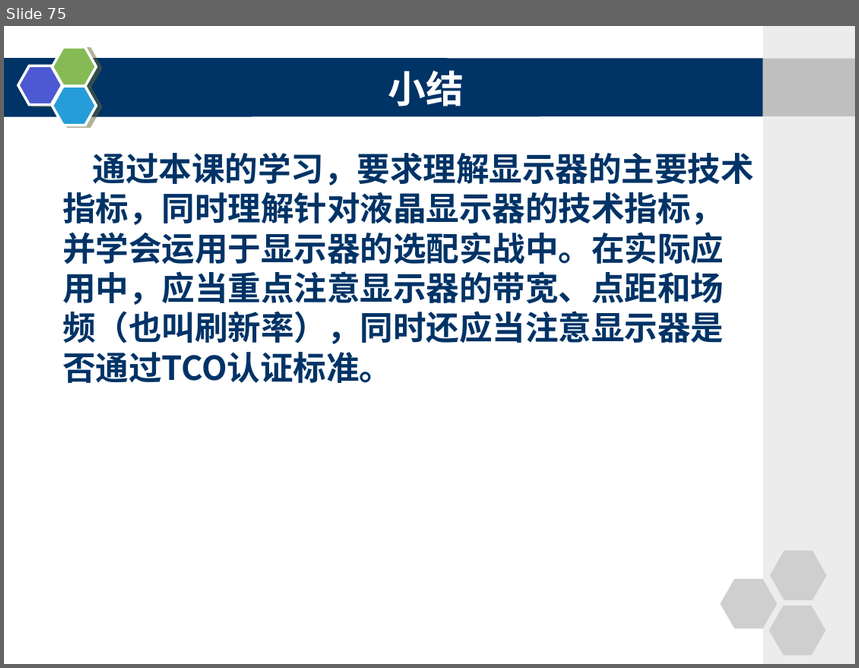
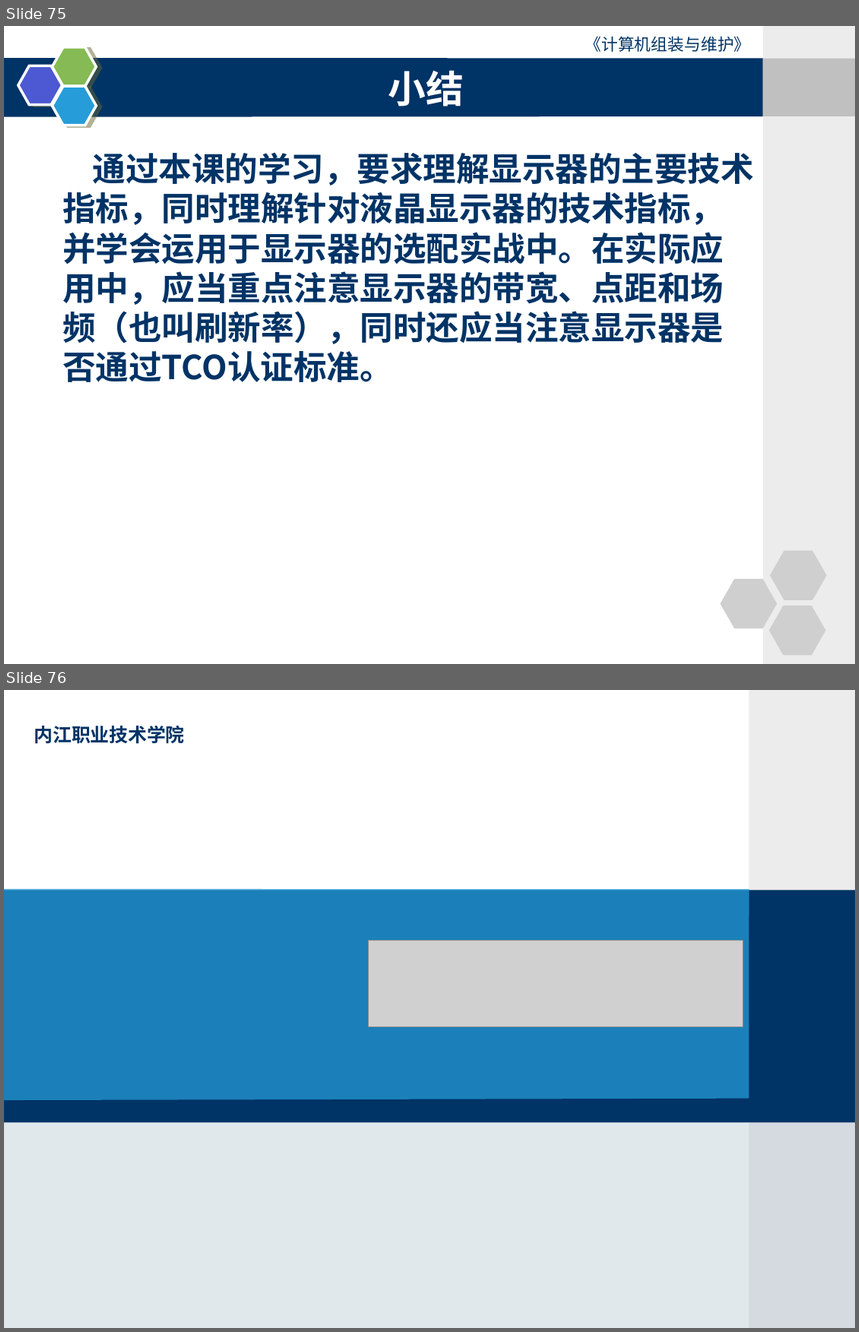
Before and after one commit to wutongyuliujia123/preparation, a slide deck: 计算机组装与维修/《计算机组装与维护》第六章电子课件.ppt.ppt. Shown one above the other, each under a label of ours: slide 75 before the commit, slides 75 and 76 after it. The pictures are 859x668 and 859x1332 pixels, drawn with LibreOffice and Linux fonts; fonts in the diff are those of the drawing; grey boxes stand for pictures; background and template pictures are left out. Boxes give left, top, right and bottom in pixels: in the first picture for what was removed or moved away, otherwise in the second. Text is boxed around its words. In the diff, an @@ line names an element or a change of style, - is before the commit and + after.

```diff
--- a/计算机组装与维修/《计算机组装与维护》第六章电子课件.ppt.ppt
+++ b/计算机组装与维修/《计算机组装与维护》第六章电子课件.ppt.ppt
@@ slide 76 added at [4,690,855,1328], background #FFFFFF @@
@@ rectangle added at [749,690,855,1328], fill #ECECEC @@
@@ text added at [34,725,184,744], 16 pt, text #003366, bold @@
+内江职业技术学院
@@ rectangle added at [4,890,855,1122], fill #003366 @@
@@ freeform shape added at [4,889,750,1100], fill #269DD8 at 73% opacity @@
@@ picture added at [368,941,743,1027] @@
@@ rectangle added at [4,1122,855,1328], fill #A0B5C4 at 31% opacity @@
@@ slide 75 changed as well @@
@@ text added at [585,36,751,52], 14 pt, text #003366 @@
+《计算机组装与维护》
```
Also in this commit, not shown: 70 other slides changed, 3 other slides added, 4 slides removed, 7 other files.
